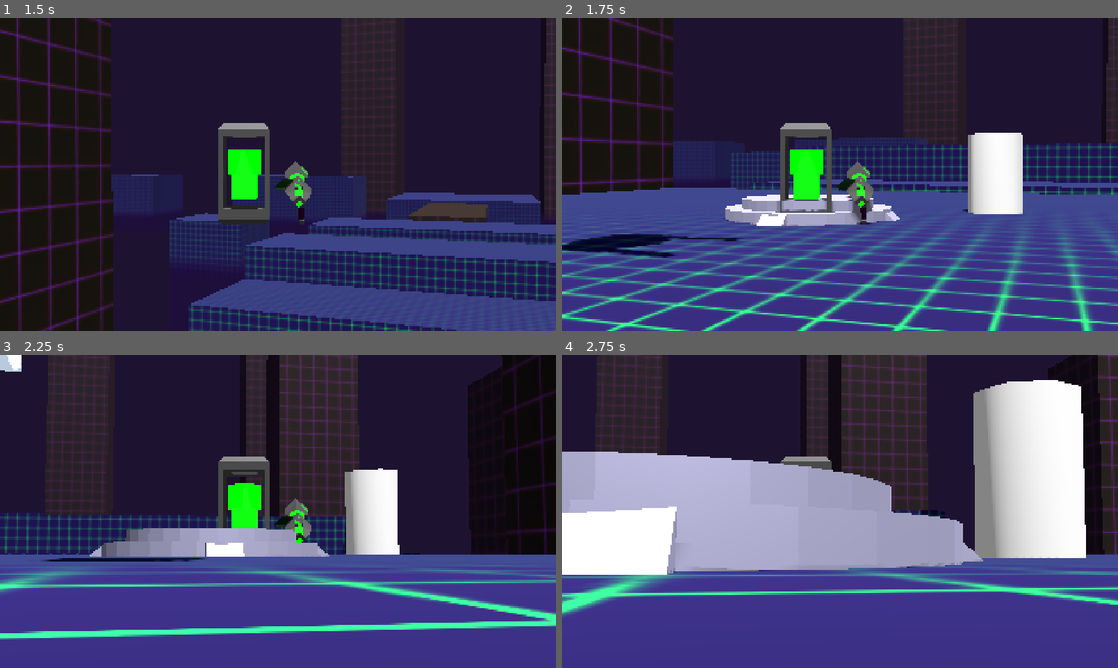
Above: before the commit, frames 1-4 (two rows, left to right).
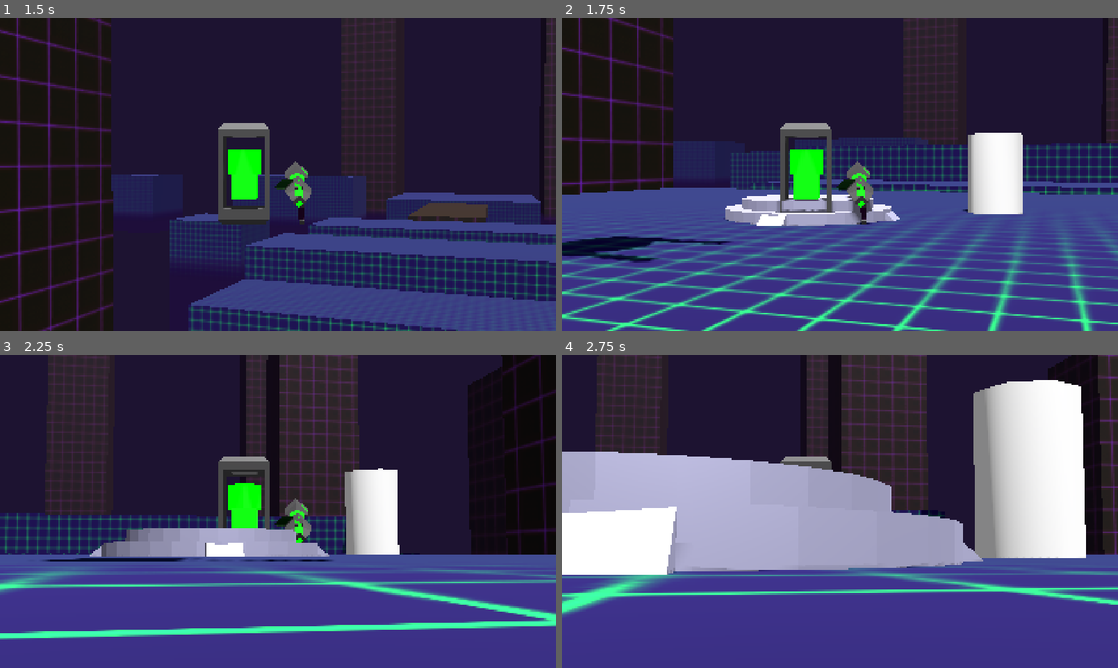
Above: after the commit, the same moments.

Repository: cursedeclise/nefarious-feline-game
Game: Godot game, scene res://levels/tutorial.tscn
Same seed, same stepped clock (60 frames per second), same inputs: the game is played once before the commit and once after it.
Inputs (mouse positions are in pixels of both pictures, inside the frame that each line leads up to):
- Up to frame 1 (1.5 s): tap Enter (ui_accept) at 0.5, 0.77 s; move the mouse to (305, 174) at 0.52 s; hold Right mouse button (bigshoot) 0.53-1.28 s; move the mouse to (250, 174) at 1.27 s; tap S (moveB) at 1.35 s
- Up to frame 2 (1.75 s): tap Enter (ui_accept) at 1.52 s
- Up to frame 3 (2.25 s): move the mouse to (289, 505) at 2.02 s; hold W (moveF) from 2.03 s (still down)
- Up to frame 4 (2.75 s): keep holding W (moveF)

Frame 1 is identical in both runs. In frame 2, 0.9% of the frame differs, in the area x 0-32%, y 68-79%; in frame 3, 0.4%; in frame 4, nothing differs.
Error before the commit: Cannot call method 'instantiate' on a null value. (res://Scenes/wand.gd:42)
Error after the commit: Cannot call method 'instantiate' on a null value. (res://assets/Reference/Scenes/wand.gd:42)

Commit message:
things

Diff:
--- a/Scenes/player_3d.tscn
+++ b/assets/Reference/Scenes/player_3d.tscn
@@ -1,7 +1,7 @@
 [gd_scene format=3 uid="uid://btfvaxt4o1f78"]
 
 [ext_resource type="Script" uid="uid://bcxue54467rqp" path="res://player_3d_experimental.gd" id="1_qu5ip"]
-[ext_resource type="PackedScene" uid="uid://cwws4dah8im47" path="res://Scenes/wand.tscn" id="3_duieb"]
+[ext_resource type="PackedScene" uid="uid://cwws4dah8im47" path="res://assets/Reference/Scenes/wand.tscn" id="3_duieb"]
 [ext_resource type="PackedScene" uid="uid://bjf5grrkx571s" path="res://assets/Models/PlasmaBolter.glb" id="3_exd6r"]
 [ext_resource type="PackedScene" uid="uid://b2bxc4kc7si3f" path="res://assets/Models/Battery.glb" id="4_24v58"]
 [ext_resource type="Script" uid="uid://ikaty2xb1dur" path="res://Scripts/Hurtbox_3d.gd" id="4_qu5ip"]
--- a/Scenes/projectile_3d.tscn
+++ b/assets/Reference/Scenes/projectile_3d.tscn
@@ -1,6 +1,7 @@
 [gd_scene format=3 uid="uid://do0v6f0n8bkrf"]
 
-[ext_resource type="Script" uid="uid://5j0af5y5kxgb" path="res://Scenes/projectile_3d.gd" id="1_g2h15"]
+[ext_resource type="Script" uid="uid://5j0af5y5kxgb" path="res://assets/Reference/Scenes/projectile_3d.gd" id="1_g2h15"]
+
 
 [sub_resource type="SphereShape3D" id="SphereShape3D_obgk2"]
 radius = 0.3
--- a/Scenes/projectile_3d_2.tscn
+++ b/assets/Reference/Scenes/projectile_3d_2.tscn
@@ -1,6 +1,6 @@
 [gd_scene format=3 uid="uid://djm6038sammf7"]
 
-[ext_resource type="Script" uid="uid://5j0af5y5kxgb" path="res://Scenes/projectile_3d.gd" id="1_xparq"]
+[ext_resource type="Script" uid="uid://5j0af5y5kxgb" path="res://assets/Reference/Scenes/projectile_3d.gd" id="1_xparq"]
 [ext_resource type="PackedScene" path="res://assets/vfx/ice_spikes/ice_spikes.tscn" id="2_xparq"]
 [ext_resource type="PackedScene" path="res://assets/vfx/fireball/fireball_impact.tscn" id="3_vk8yx"]
 
--- a/Scenes/target_3d.tscn
+++ b/assets/Reference/Scenes/target_3d.tscn
@@ -1,6 +1,6 @@
 [gd_scene format=3 uid="uid://7n1ap2he21li"]
 
-[ext_resource type="Script" uid="uid://cgo2f1n5rb8af" path="res://Scenes/target_3d.gd" id="1_63wp8"]
+[ext_resource type="Script" uid="uid://cgo2f1n5rb8af" path="res://assets/Reference/Scenes/target_3d.gd" id="1_63wp8"]
 [ext_resource type="Script" uid="uid://ikaty2xb1dur" path="res://Scripts/Hurtbox_3d.gd" id="2_t66hb"]
 
 
--- a/Scenes/wand.tscn
+++ b/assets/Reference/Scenes/wand.tscn
@@ -1,7 +1,7 @@
 [gd_scene format=3 uid="uid://cwws4dah8im47"]
 
-[ext_resource type="Script" uid="uid://ci0mp24qag55b" path="res://Scenes/wand.gd" id="1_akdmc"]
-[ext_resource type="PackedScene" uid="uid://do0v6f0n8bkrf" path="res://Scenes/projectile_3d.tscn" id="2_11xym"]
+[ext_resource type="Script" uid="uid://ci0mp24qag55b" path="res://assets/Reference/Scenes/wand.gd" id="1_akdmc"]
+[ext_resource type="PackedScene" uid="uid://do0v6f0n8bkrf" path="res://assets/Reference/Scenes/projectile_3d.tscn" id="2_11xym"]
 
 
 [node name="Wand" type="Marker3D" unique_id=1502871393]
--- /dev/null
+++ b/ennemy.tscn
@@ -0,0 +1,7 @@
+[gd_scene format=3 uid="uid://cck1bh1m1s3lw"]
+
+[ext_resource type="PackedScene" uid="uid://dyokd3o0he4ow" path="res://offbrand_dalek_thing616.glb" id="1_12j10"]
+
+[node name="Node3D" type="Node3D" unique_id=697777537]
+
+[node name="offbrand_dalek_thing616" parent="." unique_id=629511769 instance=ExtResource("1_12j10")]
--- a/levels/level 1.tscn
+++ b/levels/level 1.tscn
@@ -1,3 +1,7 @@
 [gd_scene format=3 uid="uid://b8wsg2y3ve1c2"]
 
 [node name="Level1" type="Node3D" unique_id=1022175269]
+
+[node name="CSGBox3D" type="CSGBox3D" parent="." unique_id=1764845686]
+transform = Transform3D(1, 0, 0, 0, 1, 0, 0, 0, 1, 0, -0.15812472, 0)
+size = Vector3(1, 0.40063477, 1)
--- a/levels/tutorial.tscn
+++ b/levels/tutorial.tscn
@@ -1,10 +1,10 @@
 [gd_scene format=3 uid="uid://brukiciptkc1y"]
 
-[ext_resource type="PackedScene" uid="uid://btfvaxt4o1f78" path="res://Scenes/player_3d.tscn" id="1_b2m5v"]
+[ext_resource type="PackedScene" uid="uid://btfvaxt4o1f78" path="res://assets/Reference/Scenes/player_3d.tscn" id="1_b2m5v"]
 [ext_resource type="Texture2D" uid="uid://brbtohct73mlt" path="res://assets/textures/checkboard.png" id="1_yasw7"]
 [ext_resource type="Material" uid="uid://ccypd81s0p18j" path="res://new_standard_material_3d.tres" id="2_viysf"]
-[ext_resource type="PackedScene" uid="uid://7n1ap2he21li" path="res://Scenes/target_3d.tscn" id="4_gkp25"]
-[ext_resource type="PackedScene" uid="uid://dyokd3o0he4ow" path="res://offbrand_dalek_thing616.glb" id="6_aaho8"]
+[ext_resource type="PackedScene" uid="uid://7n1ap2he21li" path="res://assets/Reference/Scenes/target_3d.tscn" id="4_gkp25"]
+[ext_resource type="PackedScene" uid="uid://cck1bh1m1s3lw" path="res://ennemy.tscn" id="6_aaho8"]
 [ext_resource type="PackedScene" uid="uid://b430yfkptn0l8" path="res://assets/Models/shiny_telaport.glb" id="9_tpjcj"]
 
 [sub_resource type="StandardMaterial3D" id="StandardMaterial3D_w6k2d"]
@@ -219,8 +219,5 @@
 [node name="shiny_telaport2" parent="Everything else" unique_id=1751512063 instance=ExtResource("9_tpjcj")]
 transform = Transform3D(1, 0, 0, 0, 1, 0, 0, 0, 1, -55, 59, 54)
 
-[node name="offbrand_dalek_thing616" parent="." unique_id=629511769 instance=ExtResource("6_aaho8")]
-transform = Transform3D(1, 0, 0, 0, 1, 0, 0, 0, 1, 0.016414642, 3.077114, 4.714776)
-
-[node name="offbrand_dalek_thing617" parent="." unique_id=2051219870 instance=ExtResource("6_aaho8")]
-transform = Transform3D(1, 0, 0, 0, 1, 0, 0, 0, 1, -2.1173477, 1.2783699, 5.646923)
+[node name="Node3D" parent="." unique_id=697777537 instance=ExtResource("6_aaho8")]
+transform = Transform3D(1, 0, 0, 0, 1, 0, 0, 0, 1, 0, 3, 5)
Renamed: Scenes/anti-gravity.tscn -> assets/Reference/Scenes/anti-gravity.tscn
Renamed: Scenes/exit.glb.import -> assets/Reference/Scenes/exit.glb.import
Renamed: Scenes/player_3d.gd -> assets/Reference/Scenes/player_3d.gd
Renamed: Scenes/player_3d.gd.uid -> assets/Reference/Scenes/player_3d.gd.uid
Renamed: Scenes/projectile_3d.gd -> assets/Reference/Scenes/projectile_3d.gd
Renamed: Scenes/projectile_3d.gd.uid -> assets/Reference/Scenes/projectile_3d.gd.uid
Renamed: Scenes/target_3d.gd -> assets/Reference/Scenes/target_3d.gd
Renamed: Scenes/target_3d.gd.uid -> assets/Reference/Scenes/target_3d.gd.uid
Renamed: Scenes/wand.gd -> assets/Reference/Scenes/wand.gd
Renamed: Scenes/wand.gd.uid -> assets/Reference/Scenes/wand.gd.uid
Not shown, added: assets/Reference/Scenes/.gitignore
